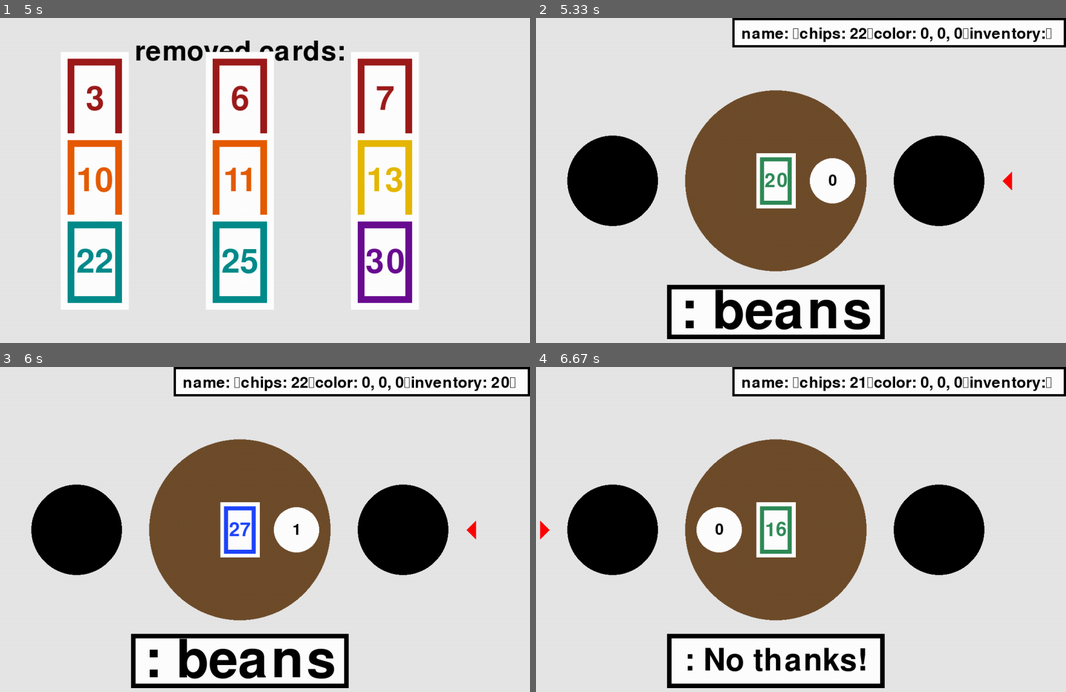
Above: before the commit, frames 1-4 (two rows, left to right).
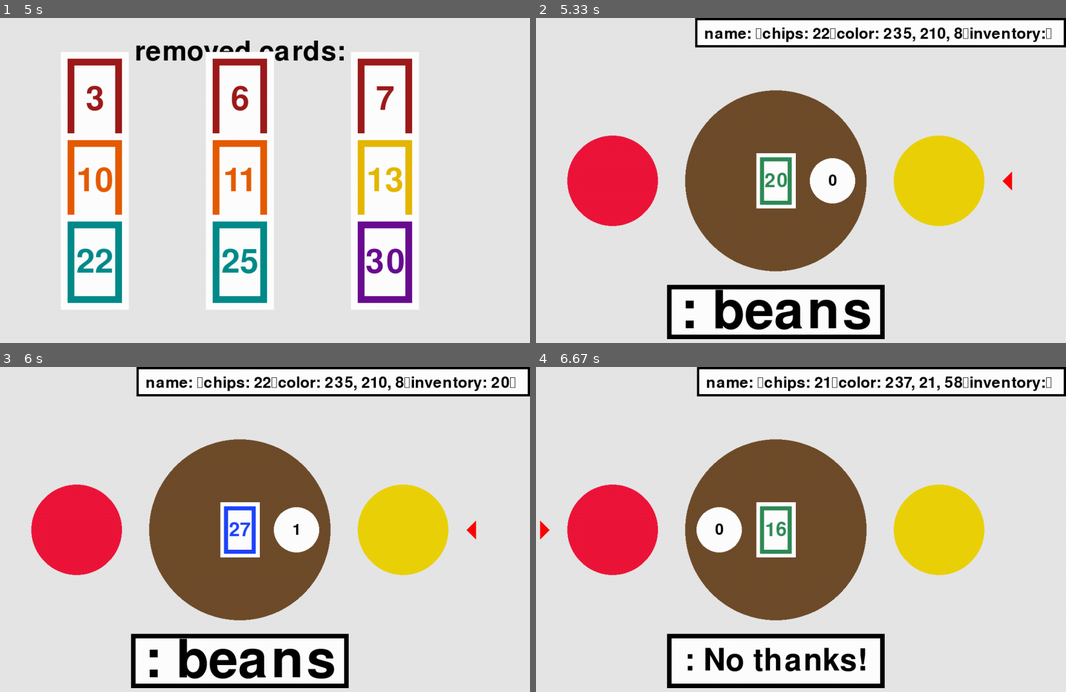
Above: after the commit, the same moments.

Repository: oliver-error/pygame-shenanigans
Game: pygame game, started from no_thanks/noThanksInterpreter.py
Two runs of this game, one before a commit and one after it. Both use one fixed random seed, a clock stepped at 60 frames per second and the inputs below.
Inputs:
- Up to frame 1 (5 s): no input
- Up to frame 2 (5.33 s): no input
- Up to frame 3 (6 s): hold Right 5.33-5.8 s; hold Right from 5.83 s (still down)
- Up to frame 4 (6.67 s): release Right at 6.38 s; hold Right from 6.42 s (still down)

Frame 1 is identical in both runs. In frame 2, 8.9% of the frame differs, in the area x 5-85%, y 0-65%; in frame 3, 8.9%; in frame 4, 8.9%.

Commit message:
color random now :)

Diff:
--- a/no_thanks/botData.json
+++ b/no_thanks/botData.json
@@ -3,9 +3,9 @@
         "name": "",
         "chips": 0,
         "color": [
-            0,
-            0,
-            0
+            235,
+            210,
+            8
         ],
         "inventory": []
     },
@@ -13,9 +13,9 @@
         "name": "",
         "chips": 0,
         "color": [
-            0,
-            0,
-            0
+            237,
+            21,
+            58
         ],
         "inventory": []
     }
--- a/no_thanks/noThanksFormatter.py
+++ b/no_thanks/noThanksFormatter.py
@@ -1,5 +1,6 @@
 from pathlib import Path
 import json
+import random
 
 folder_path = Path("no_thanks/bots")
 dataPath = Path("no_thanks/botData.json")
@@ -14,6 +15,6 @@
 data = {}
 for bot_name in file_paths:
     # Use the clean bot name as the key
-    data[bot_name] = {"name": "", "chips": 0, "color": (0, 0, 0), "inventory": []}
+    data[bot_name] = {"name": "", "chips": 0, "color": (random.randint(0, 255), random.randint(0, 255), random.randint(0, 255)), "inventory": []}
 
 dataPath.write_text(json.dumps(data, indent=4))
